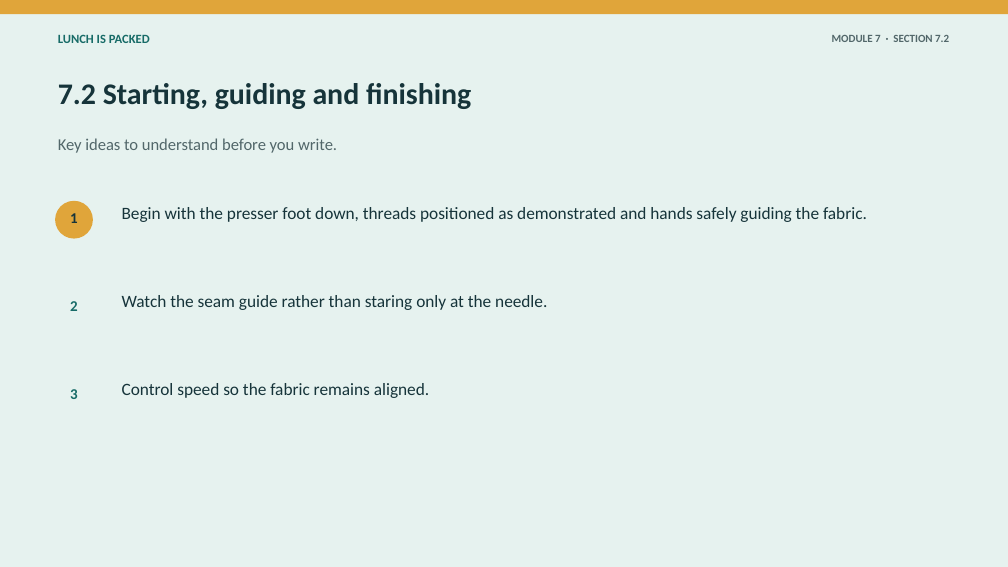
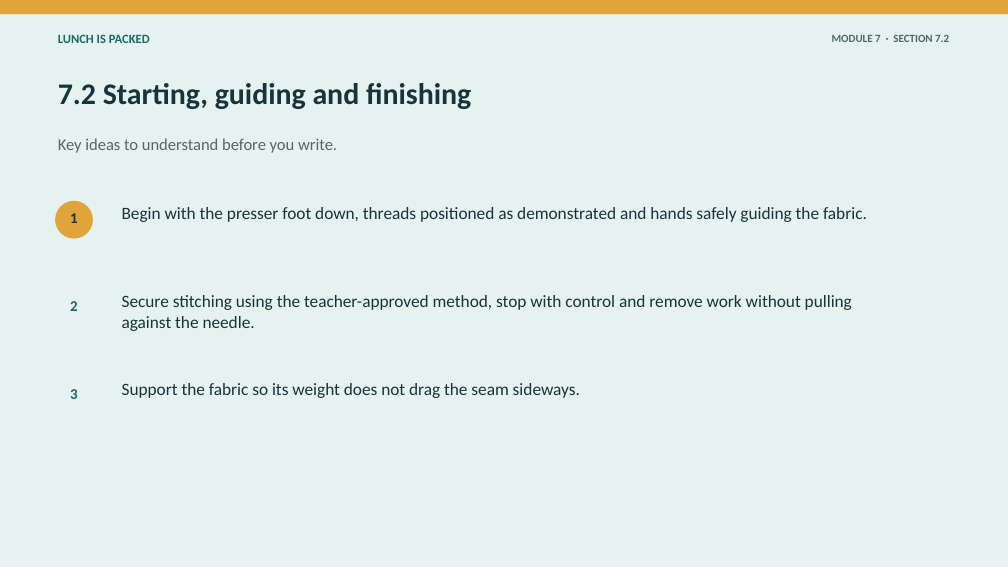
Before and after one commit to stevencowell/Year-7-8-Lunch-Is-Packed, a slide deck: slide 5 of resources/presentations/Lunch-Is-Packed-Module-07-set-up-and-practise.pptx. Drawn at 1008x567 pixels with LibreOffice and Linux fonts; fonts in the diff are those of the drawing. Boxes give left, top, right and bottom in pixels: in the first picture for what was removed or moved away, otherwise in the second. Text is boxed around its words. In the diff, an @@ line names an element or a change of style, - is before the commit and + after.

```diff
--- a/resources/presentations/Lunch-Is-Packed-Module-07-set-up-and-practise.pptx
+++ b/resources/presentations/Lunch-Is-Packed-Module-07-set-up-and-practise.pptx
@@ text at [122, 295, 852, 331]: text changed @@
-Watch the seam guide rather than staring only at the needle.
+Secure stitching using the teacher-approved method, stop with control and remove work without pulling against the needle.
@@ text at [122, 383, 580, 398]: text changed @@
-Control speed so the fabric remains aligned.
+Support the fabric so its weight does not drag the seam sideways.
```
Also in this commit, not shown: 3 other slides changed, 48 other files.
